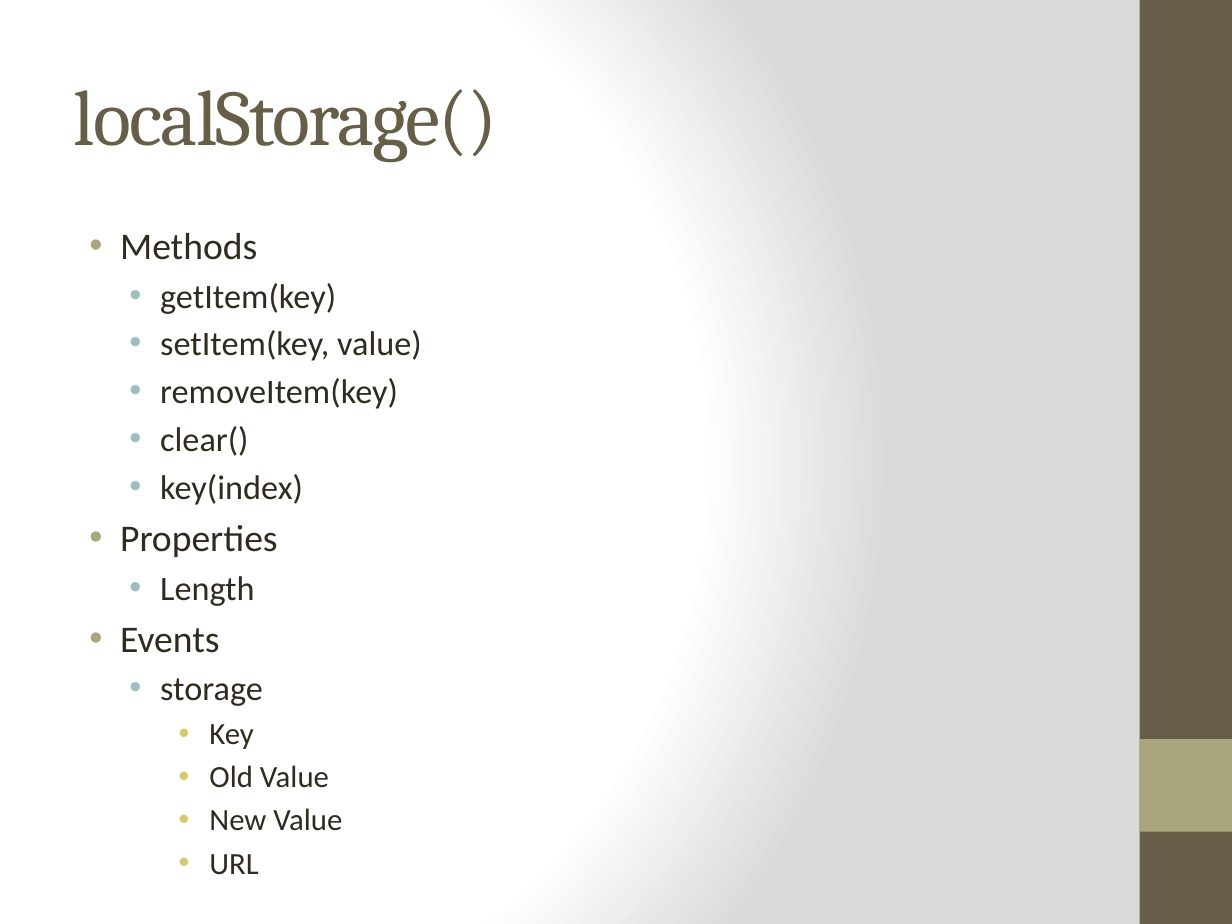
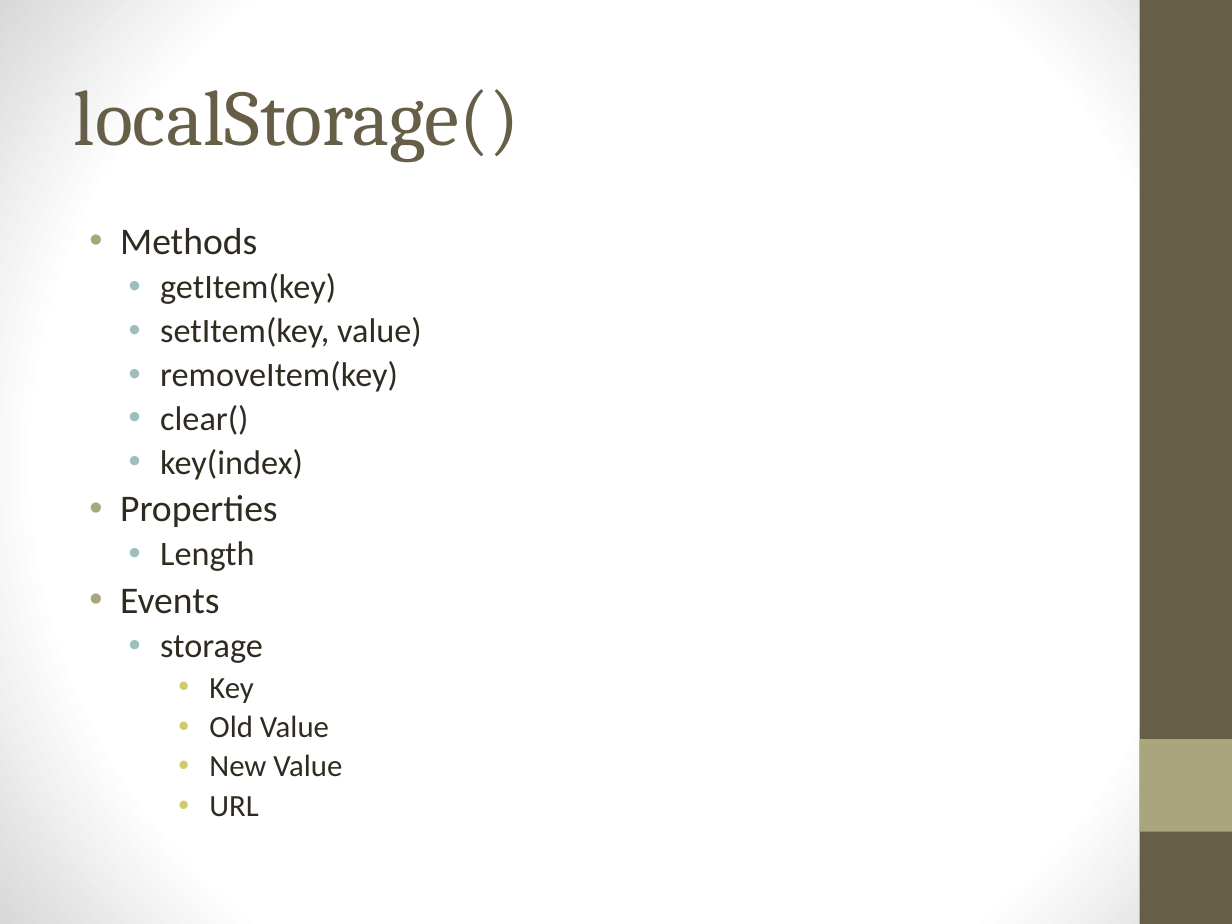
Before and after one commit to mantawolf/DevTraining, a slide deck: slide 7 of HTML5 Series WebStorage/HTML5 Series-WebStorage.pptx. Drawn at 1232x924 pixels with LibreOffice and Linux fonts; fonts in the diff are those of the drawing. Boxes give left, top, right and bottom in pixels: in the first picture for what was removed or moved away, otherwise in the second. Text is boxed around its words. In the diff, an @@ line names an element or a change of style, - is before the commit and + after.

```diff
--- a/HTML5 Series WebStorage/HTML5 Series-WebStorage.pptx
+++ b/HTML5 Series WebStorage/HTML5 Series-WebStorage.pptx
@@ background gradient #FFFFFF to #DADADA to gradient #FFFFFF to #D8D8D8 @@
@@ title "localStorage()" at [74, 89, 520, 162]: letter spacing -1 to 0 pt @@
@@ text "Methods" at [120, 228, 422, 817]: line spacing 1 to 0.9; less space between paragraphs; indent changed @@
```
Also in this commit, not shown: 16 other slides changed, 12 other files.
